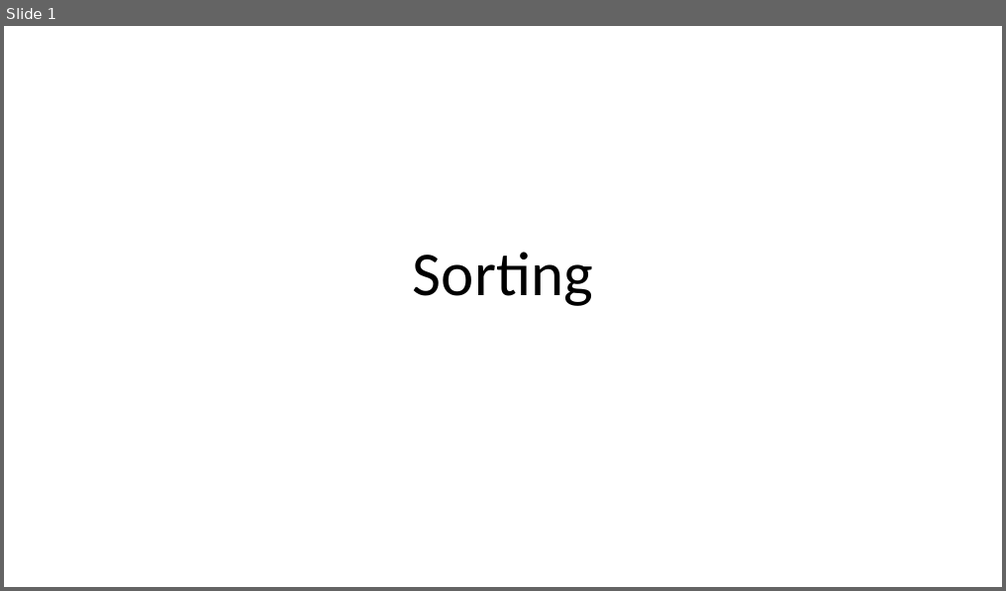
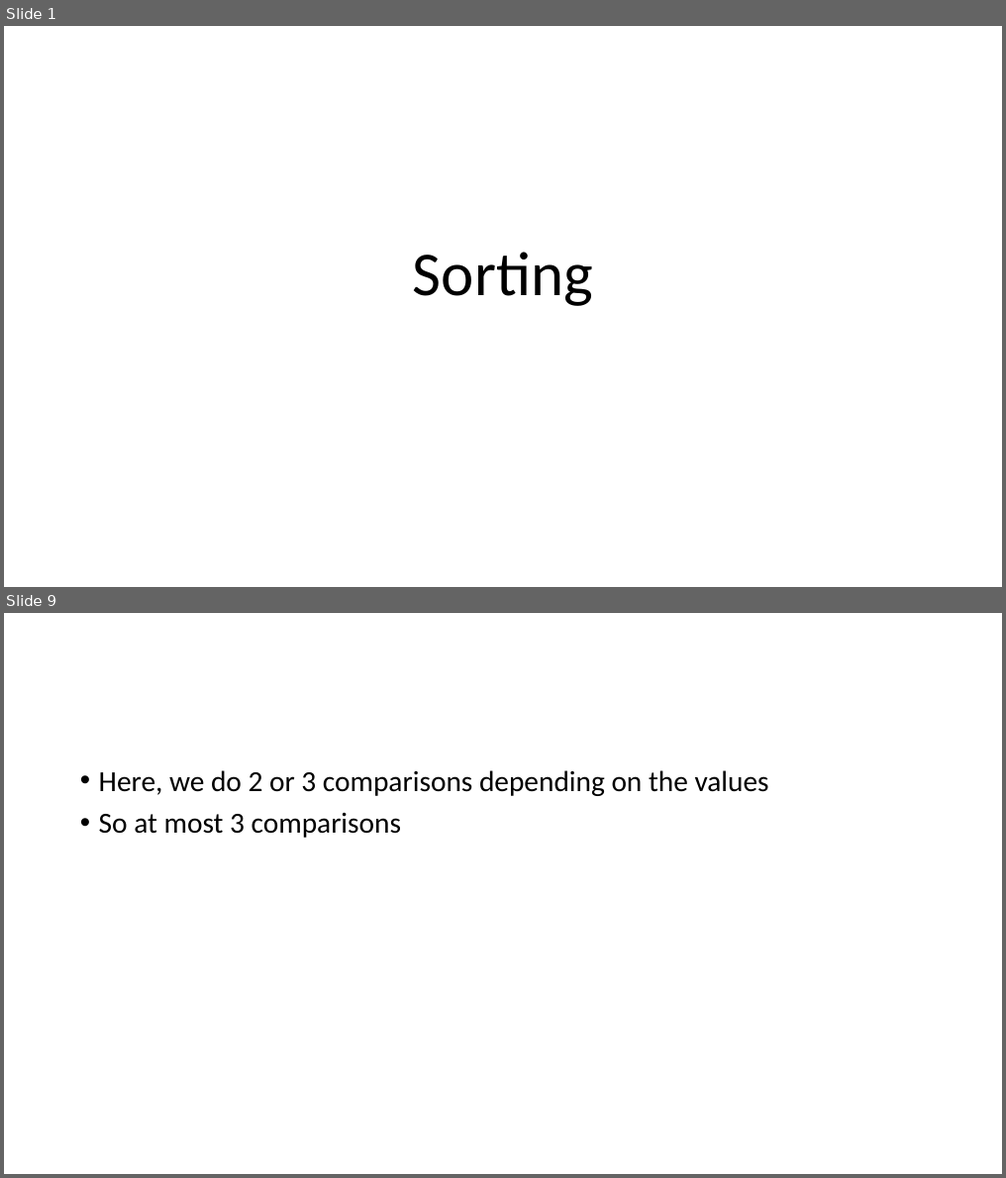
Before and after one commit to kwea123/cpp_data_algo, a slide deck: 5.pptx. Shown one above the other, each under a label of ours: slide 1 before the commit, slides 1 and 9 after it; the slides between them are not shown. The pictures are 1006x591 and 1006x1178 pixels, drawn with LibreOffice and Linux fonts; fonts in the diff are those of the drawing. Boxes give left, top, right and bottom in pixels: in the first picture for what was removed or moved away, otherwise in the second. Text is boxed around its words. In the diff, an @@ line names an element or a change of style, - is before the commit and + after.

```diff
--- a/5.pptx
+++ b/5.pptx
@@ slide 9 added at (4, 613, 1002, 1174), background #FFFFFF @@
@@ text added at (99, 770, 769, 838), 28 pt, text #000000 @@
+• Here, we do 2 or 3 comparisons depending on the values
+• So at most 3 comparisons
```
Also in this commit, not shown: 37 other slides added, 10 other files.
